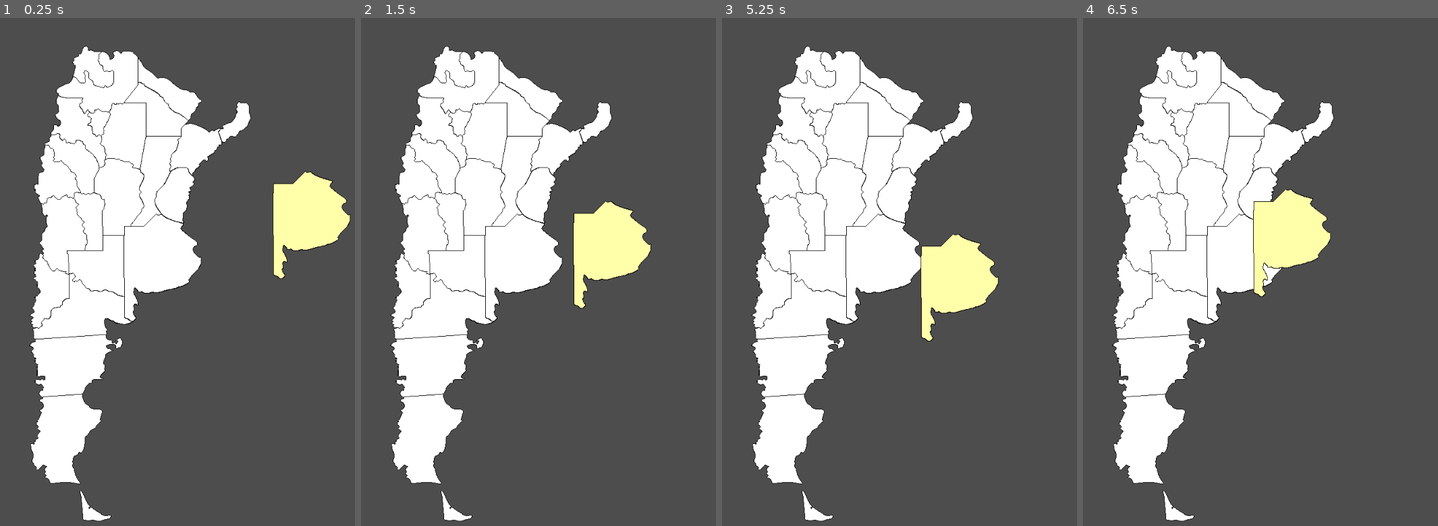
Above: before the commit, frames 1-4 (left to right).
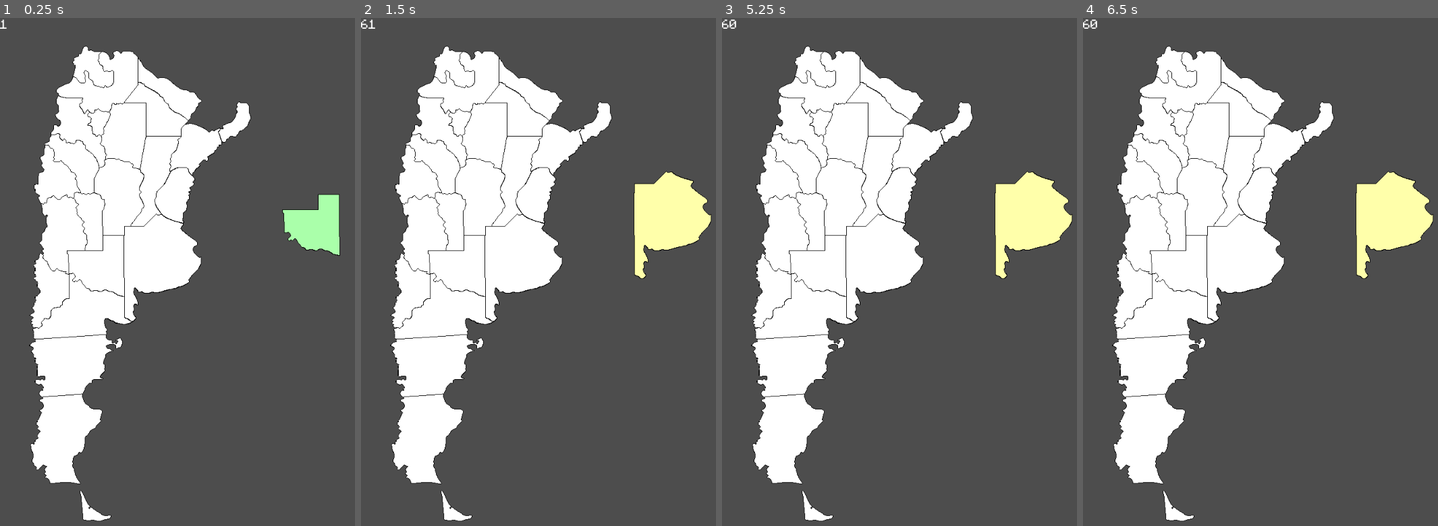
Above: after the commit, the same moments.

Repository: TheMaxcraft1/Argentina_Y_Sus_Provincias
Game: Godot game, scene res://Scenes/ModoTerritorio.tscn
Same seed, same stepped clock (60 frames per second), same inputs: the game is played once before the commit and once after it. This scene is started directly instead of the project's main scene.
Inputs (mouse positions are in pixels of both pictures, inside the frame that each line leads up to):
- Up to frame 1 (0.25 s): no input
- Up to frame 2 (1.5 s): tap Enter at 0.5 s; move the mouse to (673, 226) at 0.52 s; press the mouse at (673, 226) at 0.53 s; move the mouse to (492, 312) at 1.27 s; release the mouse at (492, 312) at 1.28 s; click (492, 312) at 1.35 s
- Up to frame 3 (5.25 s): tap Space at 2, 3.5, 5 s; move the mouse to (981, 170) at 2.02 s; press the mouse at (981, 170) at 2.03 s; tap Enter at 2.75, 4.25 s; move the mouse to (917, 393) at 2.77 s; release the mouse at (917, 393) at 2.78 s; click (917, 393) at 2.85 s; move the mouse to (1066, 368) at 3.52 s; press the mouse at (1066, 368) at 3.53 s; move the mouse to (807, 205) at 4.27 s; release the mouse at (807, 205) at 4.28 s; click (807, 205) at 4.35 s; move the mouse to (959, 287) at 5.02 s; press the mouse at (959, 287) at 5.03 s
- Up to frame 4 (6.5 s): move the mouse to (1235, 155) at 5.77 s; release the mouse at (1235, 155) at 5.78 s; click (1235, 155) at 5.85 s

The runs differ from the first frame. In frame 1, 2.9% of the frame differs, in the area x 0-99%, y 0-52%; in frame 2, 5.2%; in frame 3, 5.7%; in frame 4, 5.7%, in the area x 0-99%, y 0-55%.

Commit message:
ModoTerritoriosUpdate

Diff:
--- a/Scenes/ModoTerritorio.tscn
+++ b/Scenes/ModoTerritorio.tscn
@@ -1,48 +1,72 @@
-[gd_scene load_steps=7 format=3 uid="uid://bmx45utrusgf3"]
+[gd_scene load_steps=10 format=3 uid="uid://bmx45utrusgf3"]
 
-[ext_resource type="Script" path="res://Scripts/Pais.gd" id="1_cop08"]
 [ext_resource type="Texture2D" uid="uid://bdyf1pp17t6vy" path="res://Textures/ArgentinaBlanca.png" id="1_imh8p"]
+[ext_resource type="Script" path="res://Scripts/ModoTerritorio.gd" id="1_pcqyy"]
 [ext_resource type="Texture2D" uid="uid://cbbn5xxolnxhh" path="res://Textures/BuenosAires.png" id="2_fll10"]
 [ext_resource type="PackedScene" uid="uid://bgupw30j32r5n" path="res://Scenes/provincia.tscn" id="2_oh2uf"]
+[ext_resource type="Texture2D" uid="uid://u0tpioxn6p0i" path="res://Textures/LaPampa.png" id="4_c6lei"]
+[ext_resource type="FontFile" uid="uid://bhgv5tmtb36fc" path="res://Fonts/MinecraftRegular-Bmg3.otf" id="6_6ello"]
+[ext_resource type="AudioStream" uid="uid://5pfv7vpjkpf" path="res://Sounds/ComboUp.wav" id="7_ebe5g"]
 
-[sub_resource type="RectangleShape2D" id="RectangleShape2D_mben0"]
-size = Vector2(102, 115)
+[sub_resource type="RectangleShape2D" id="RectangleShape2D_tp2cr"]
+size = Vector2(2, 2)
 
-[sub_resource type="RectangleShape2D" id="RectangleShape2D_wkj7h"]
-size = Vector2(143, 199)
+[sub_resource type="RectangleShape2D" id="RectangleShape2D_uswcn"]
+size = Vector2(2, 2)
 
 [node name="Node2D" type="Node2D"]
+script = ExtResource("1_pcqyy")
+province_scene = ExtResource("2_oh2uf")
 
 [node name="Argentina" type="Area2D" parent="."]
 position = Vector2(260, 493)
-script = ExtResource("1_cop08")
 
 [node name="ArgentinaSprite" type="Sprite2D" parent="Argentina"]
 texture_filter = 1
 texture = ExtResource("1_imh8p")
 
-[node name="LaPampa" type="CollisionShape2D" parent="Argentina"]
-position = Vector2(-80, -35)
-shape = SubResource("RectangleShape2D_mben0")
-
 [node name="BuenosAires" type="Area2D" parent="Argentina"]
 position = Vector2(37, -46)
 
 [node name="BuenosAiresCollision" type="CollisionShape2D" parent="Argentina/BuenosAires"]
-position = Vector2(5.5, 15.5)
-shape = SubResource("RectangleShape2D_wkj7h")
+shape = SubResource("RectangleShape2D_tp2cr")
 
 [node name="BuenosAiresSprite" type="Sprite2D" parent="Argentina/BuenosAires"]
 visible = false
 texture_filter = 1
-position = Vector2(4, 16)
+position = Vector2(4.5, 16)
 texture = ExtResource("2_fll10")
-offset = Vector2(0.5, 0)
+
+[node name="LaPampa" type="Area2D" parent="Argentina"]
+position = Vector2(-79, -32)
+
+[node name="LaPampaCollision" type="CollisionShape2D" parent="Argentina/LaPampa"]
+shape = SubResource("RectangleShape2D_uswcn")
+
+[node name="LaPampaSprite" type="Sprite2D" parent="Argentina/LaPampa"]
+visible = false
+position = Vector2(-3, -1)
+texture = ExtResource("4_c6lei")
 
 [node name="ProvinciasSpawner" type="Marker2D" parent="."]
 position = Vector2(577, 384)
 
-[node name="BuenosAiresProvincia" parent="." instance=ExtResource("2_oh2uf")]
+[node name="BuenosAiresProvinciaTEST" parent="." instance=ExtResource("2_oh2uf")]
+visible = false
 position = Vector2(577, 384)
 
-[connection signal="area_entered" from="Argentina/BuenosAires" to="Argentina" method="_on_buenos_aires_area_entered"]
+[node name="HUD" type="CanvasLayer" parent="."]
+
+[node name="FPSLabel" type="Label" parent="HUD"]
+offset_right = 40.0
+offset_bottom = 23.0
+theme_override_fonts/font = ExtResource("6_6ello")
+theme_override_font_sizes/font_size = 24
+
+[node name="ComboUp" type="AudioStreamPlayer2D" parent="."]
+stream = ExtResource("7_ebe5g")
+
+[connection signal="area_entered" from="Argentina/BuenosAires" to="." method="_on_buenos_aires_area_entered"]
+[connection signal="area_exited" from="Argentina/BuenosAires" to="." method="_on_buenos_aires_area_exited"]
+[connection signal="area_entered" from="Argentina/LaPampa" to="." method="_on_la_pampa_area_entered"]
+[connection signal="area_exited" from="Argentina/LaPampa" to="." method="_on_la_pampa_area_exited"]
--- a/Scenes/provincia.tscn
+++ b/Scenes/provincia.tscn
@@ -12,5 +12,4 @@
 [node name="CollisionShape2D" type="CollisionShape2D" parent="."]
 position = Vector2(0, -0.5)
 
-[connection signal="mouse_entered" from="." to="." method="_on_mouse_entered"]
-[connection signal="mouse_exited" from="." to="." method="_on_mouse_exited"]
+[connection signal="input_event" from="." to="." method="_on_input_event"]
--- /dev/null
+++ b/Scripts/ModoTerritorio.gd
@@ -0,0 +1,81 @@
+extends Node2D
+
+@export var province_scene: PackedScene
+var on_province
+var current_province
+#var province_list = ["BuenosAires", "Catamarca", "Chaco", "Chubut", "Cordoba", "Corrientes", "EntreRios",
+#	"Formosa", "Jujuy", "LaPampa", "LaRioja", "Mendoza", "Misiones", "Neuquen", "RioNegro", "Salta",
+#	"SanJuan", "SanLuis", "SantaCruz", "SantaFe", "SantiagoDelEstero", "TierraDelFuego", "Tucuman"]
+var province_list = ["BuenosAires", "LaPampa"]
+
+# Called when the node enters the scene tree for the first time.
+func _ready():
+	randomize()
+	#current_province = $BuenosAiresProvincia
+	spawn_province()
+
+func _process(delta):
+	show_fps()
+
+	province_matching_territory()
+
+func show_fps():
+	$HUD/FPSLabel.set_text(str(Engine.get_frames_per_second()))
+
+func spawn_province():
+	if province_list.size() > 0:
+		var rand_int = randi_range(0, province_list.size()-1)
+		var province_name = province_list[rand_int]
+		province_list.pop_at(rand_int)
+		var sprite = load("res://Textures/%s.png" % province_name)
+
+		current_province = province_scene.instantiate()
+		current_province.position = $ProvinciasSpawner.position
+		current_province.set_sprite(sprite)
+		current_province.set_name(province_name + "Provincia")
+
+		add_child(current_province)
+
+
+
+func province_matching_territory():
+	#Esto va a quedar muy largo, capaz se puede formatear de alguna manera...
+	if current_province != null and current_province.get_is_selected() == false:
+		if on_province:
+			if current_province.get_name() == "BuenosAiresProvincia":
+				$Argentina/BuenosAires/BuenosAiresSprite.set_visible(true)
+			elif current_province.get_name() == "LaPampaProvincia":
+				$Argentina/LaPampa/LaPampaSprite.set_visible(true)
+
+
+			# $Argentina/<nombre de current_province menos la parte de "Provincia"
+			#$Argentina/current_province.get_name().left(-9)/(current_province.get_name().left(-9) + "Sprite").set_visible(true)
+			#$Argentina/BuenosAires/BuenosAiresSprite.set_visible(true)
+			print("Acierto")
+			$ComboUp.play()
+		else:
+			print("NO ES EL TERRITORIO DE LA PROVINCIA")
+
+		current_province.queue_free()
+		spawn_province()
+		on_province = false
+
+func _on_buenos_aires_area_entered(area):
+	if area.get_name() == "BuenosAiresProvincia":
+		on_province = true
+		#$BuenosAires/BuenosAiresSprite.set_visible(true)
+
+
+func _on_buenos_aires_area_exited(area):
+	if area.get_name() == "BuenosAiresProvincia":
+		on_province = false
+
+
+func _on_la_pampa_area_entered(area):
+	if area.get_name() == "LaPampaProvincia":
+		on_province = true
+
+
+func _on_la_pampa_area_exited(area):
+	if area.get_name() == "LaPampaProvincia":
+		on_province = false
--- a/Scripts/Pais.gd
+++ /dev/null
@@ -1,18 +0,0 @@
-extends Area2D
-
-
-# Called when the node enters the scene tree for the first time.
-func _ready():
-	pass
-
-
-# Called every frame. 'delta' is the elapsed time since the previous frame.
-func _process(delta):
-	pass
-
-
-
-func _on_buenos_aires_area_entered(area):
-	if area.get_name() == "BuenosAiresProvincia" and !area.get_is_left_mouse_pressed():
-		print(area.get_is_left_mouse_pressed())
-		$BuenosAires/BuenosAiresSprite.set_visible(true)
--- a/Scripts/Provincia.gd
+++ b/Scripts/Provincia.gd
@@ -2,8 +2,7 @@
 
 @export var sprite: Texture2D
 var mouse_pos
-var is_mouse_over_sprite
-var is_left_mouse_pressed = false
+var is_selected
 
 # Called when the node enters the scene tree for the first time.
 func _ready():
@@ -17,25 +16,20 @@
 func _process(delta):
 	mouse_pos = get_viewport().get_mouse_position()
 
-	if Input.is_action_pressed("left_mouse"):
-		is_left_mouse_pressed = true
-	elif Input.is_action_just_released("left_mouse"):
-		is_left_mouse_pressed = false
-
-	if is_mouse_over_sprite and is_left_mouse_pressed:
+	if is_selected:
 		position = position.lerp(mouse_pos, delta * 20)
 		#position = mouse_pos
 
-#	if Input.is_action_pressed("left_mouse"):
-#		if is_mouse_over_sprite:
-#			position = position.lerp(mouse_pos, delta * 20)
 
-func get_is_left_mouse_pressed():
-	return is_left_mouse_pressed
+func get_is_selected():
+	return is_selected
 
-func _on_mouse_entered():
-	is_mouse_over_sprite = true
+func set_sprite(sprite):
+	self.sprite = sprite
 
-
-func _on_mouse_exited():
-	is_mouse_over_sprite = false
+func _on_input_event(viewport, event, shape_idx):
+	if event is InputEventMouseButton and event.button_index == MOUSE_BUTTON_LEFT:
+		if event.pressed:
+			is_selected = true
+		else:
+			is_selected = false
